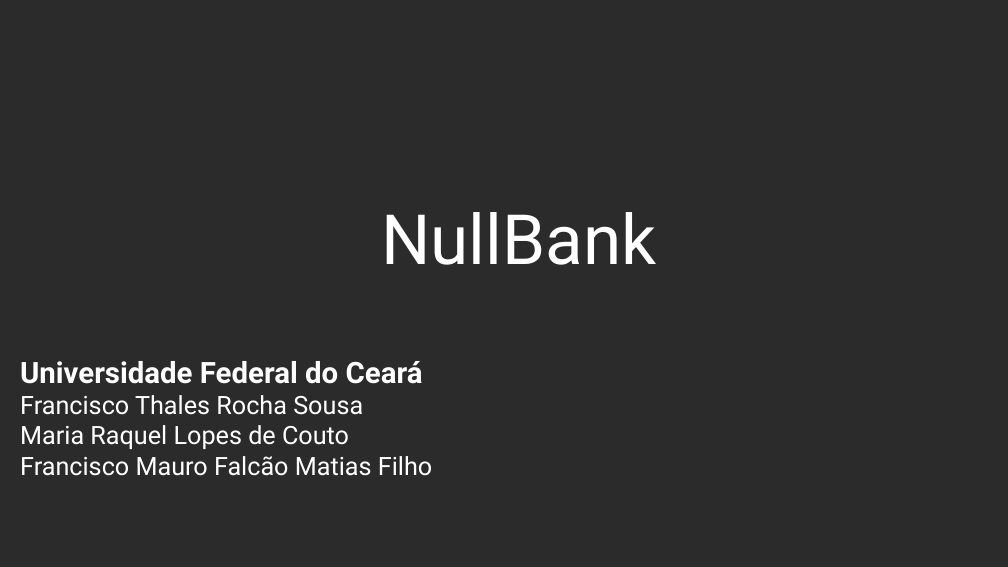
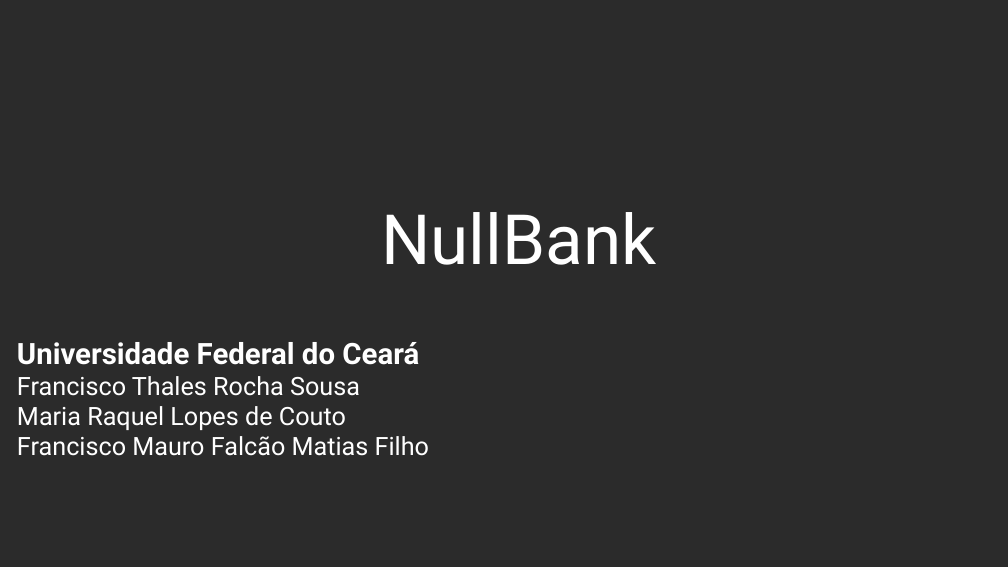
Before and after one commit to thalesrochas/sistema-bancario, a slide deck: slide 1 of Slides/Apresentação_slide.pptx. Drawn at 1008x567 pixels with LibreOffice and Linux fonts; fonts in the diff are those of the drawing; background and template pictures are left out; a plain dark background stands for a picture behind light text. Boxes give left, top, right and bottom in pixels: in the first picture for what was removed or moved away, otherwise in the second. Text is boxed around its words. In the diff, an @@ line names an element or a change of style, - is before the commit and + after.

```diff
--- a/Slides/Apresentação_slide.pptx
+++ b/Slides/Apresentação_slide.pptx
@@ text "Universidade Federal do Ceará": place and size @@
-text "Universidade Federal do Ceará" at <box>20,361,432,476</box>
+text "Universidade Federal do Ceará" at <box>17,342,429,456</box>
```
Also in this commit, not shown: 1 other slide changed, 2 slides added.
